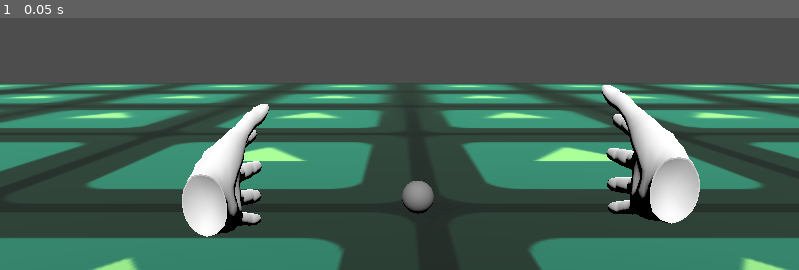
Above: before the commit, frame 1.
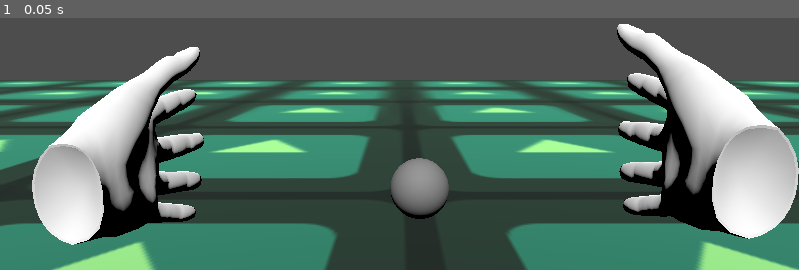
Above: after the commit, the same moment.

Repository: Hubi777111/rwr
Game: Godot game, scene res://main.tscn
Two runs of this game, one before a commit and one after it. Both use one fixed random seed, a clock stepped at 60 frames per second and the inputs below. The engine's default icon, where the game draws it, is replaced by a stand-in: a white triangle on a blue panel in a dark square.
Inputs:
- Up to frame 1 (0.05 s): no input

The runs differ from the first frame. In frame 1, 43% of the frame differs, in the area x 0-100%, y 2-100%.

Commit message:
Zadanie 5: Dodanie płynnej lokomocji na lewej gałce

Diff:
--- a/project_files/main.tscn
+++ b/project_files/main.tscn
@@ -1,6 +1,7 @@
 [gd_scene format=3 uid="uid://cb548sy700mpp"]
 
 [ext_resource type="Script" uid="uid://cbklt868ulo8x" path="res://main.gd" id="1_ig7tw"]
+[ext_resource type="Script" uid="uid://1uij3q7rwqh4" path="res://xr_origin_3d.gd" id="2_7mycd"]
 [ext_resource type="PackedScene" uid="uid://wwa1g4se7de2" path="res://assets/modules/hand_l.gltf" id="2_h2yge"]
 [ext_resource type="PackedScene" uid="uid://dw8y1o17dflqb" path="res://assets/modules/hand_r.gltf" id="3_1bvp3"]
 [ext_resource type="Script" uid="uid://b8rcgrjpedig0" path="res://right_controller.gd" id="3_lquwl"]
@@ -18,17 +19,18 @@
 size = Vector3(50, 1, 50)
 
 [sub_resource type="SphereMesh" id="SphereMesh_1bvp3"]
-radius = 0.02
-height = 0.04
+radius = 0.04
+height = 0.08
 
 [node name="Main" type="Node3D" unique_id=1906230346]
 script = ExtResource("1_ig7tw")
 
 [node name="XROrigin3D" type="XROrigin3D" parent="." unique_id=638771831]
+script = ExtResource("2_7mycd")
 
 [node name="XRCamera3D" type="XRCamera3D" parent="XROrigin3D" unique_id=911150710]
-transform = Transform3D(1, 0, 0, 0, 1, 0, 0, 0, 1, -0.023053147, 0.119106025, 0.56516355)
-fov = 43.450256
+transform = Transform3D(1, 0, 0, 0, 1, 0, 0, 0, 1, -0.027520068, 0.12409653, 0.5658842)
+fov = 46.90091
 
 [node name="LeftController" type="XRController3D" parent="XROrigin3D" unique_id=1123161205]
 tracker = &"left_hand"
@@ -36,7 +38,7 @@
 [node name="HandLeftRoot" type="Node3D" parent="XROrigin3D/LeftController" unique_id=649238948]
 
 [node name="hand_l" parent="XROrigin3D/LeftController/HandLeftRoot" unique_id=1596958218 instance=ExtResource("2_h2yge")]
-transform = Transform3D(0.9979782, 0, -0.063556924, 0, 1, 0, 0.063556924, 0, 0.9979782, -0.22329938, -0.041885734, -0.033606276)
+transform = Transform3D(0.9979782, 0, -0.063556924, 0, 1, 0, 0.063556924, 0, 0.9979782, -0.2371932, 0.032849163, 0.21620359)
 
 [node name="RightController" type="XRController3D" parent="XROrigin3D" unique_id=730045456]
 tracker = &"right_hand"
@@ -45,7 +47,7 @@
 [node name="HandRightRoot" type="Node3D" parent="XROrigin3D/RightController" unique_id=1029811899]
 
 [node name="hand_r" parent="XROrigin3D/RightController/HandRightRoot" unique_id=346969004 instance=ExtResource("3_1bvp3")]
-transform = Transform3D(0.9995746, 0.010848274, -0.027079033, -0.010876814, 0.9999405, -0.0009066798, 0.027067587, 0.0012010895, 0.99963295, 0.24396242, -0.016981378, 0.0031827614)
+transform = Transform3D(0.9995746, 0.010848274, -0.027079033, -0.010876814, 0.9999405, -0.0009066798, 0.027067587, 0.0012010895, 0.99963295, 0.17430343, 0.05054529, 0.2539912)
 
 [node name="RayCast3D" type="RayCast3D" parent="XROrigin3D/RightController" unique_id=649848518]
 target_position = Vector3(0, -5, -10)
@@ -63,7 +65,7 @@
 [node name="Level" type="Node3D" parent="." unique_id=802880576]
 
 [node name="MeshInstance3D" type="MeshInstance3D" parent="Level" unique_id=1466935071]
-transform = Transform3D(1, 0, 0, 0, 1, 0, 0, 0, 1, 0.10022594, -0.5707774, 0.17114443)
+transform = Transform3D(1, 0, 0, 0, 1, 0, 0, 0, 1, 0.054322347, -0.571105, 0.16857839)
 mesh = SubResource("PlaneMesh_h2yge")
 surface_material_override/0 = SubResource("StandardMaterial3D_lquwl")
 
@@ -73,5 +75,5 @@
 shape = SubResource("BoxShape3D_1bvp3")
 
 [node name="Marker" type="MeshInstance3D" parent="." unique_id=830248090]
-transform = Transform3D(1, 0, 0, 0, 1, 0, 0, 0, 1, 0.022460043, -0.06707078, -1.2079059)
+transform = Transform3D(1, 0, 0, 0, 1, 0, 0, 0, 1, 0.022460043, -0.009086914, -1.199259)
 mesh = SubResource("SphereMesh_1bvp3")
--- /dev/null
+++ b/project_files/xr_origin_3d.gd
@@ -0,0 +1,32 @@
+extends XROrigin3D
+
+@export var move_speed: float = 2.5
+@export var deadzone: float = 0.15
+@onready var xr_camera: XRCamera3D = $XRCamera3D
+@onready var left_ctrl: XRController3D = $LeftController
+
+func _physics_process(delta: float) -> void:
+	var dir := Vector3.ZERO
+
+	# Wyznaczamy kierunek "przód" i "prawo" na podstawie tego, gdzie patrzy głowa
+	var fwd := -xr_camera.global_transform.basis.z
+	fwd.y = 0.0 # Opcja 5.2 z instrukcji: Wyzerowanie osi Y
+	fwd = fwd.normalized()
+
+	var right := xr_camera.global_transform.basis.x
+	right.y = 0.0 # Opcja 5.2 z instrukcji: Wyzerowanie osi Y
+	right = right.normalized()
+
+	# Pobieramy wychylenie lewej gałki z kontrolera WebXR
+	var v: Vector2 = left_ctrl.get_vector2("thumbstick")
+
+	# Ignorujemy delikatne drgnięcia drążka (deadzone)
+	if v.length() < deadzone:
+		v = Vector2.ZERO
+
+	# Łączymy kierunek patrzenia z wychyleniem gałki
+	dir += fwd * (-v.y) + right * (v.x)
+
+	# Jeśli gałka jest wychylona, przesuwamy gracza
+	if dir.length() > 0.0:
+		global_translate(dir.normalized() * move_speed * delta)
Not shown, added: project_files/xr_origin_3d.gd.uid
Not shown, changed: docs/index.html
Not shown, changed: docs/index.pck
